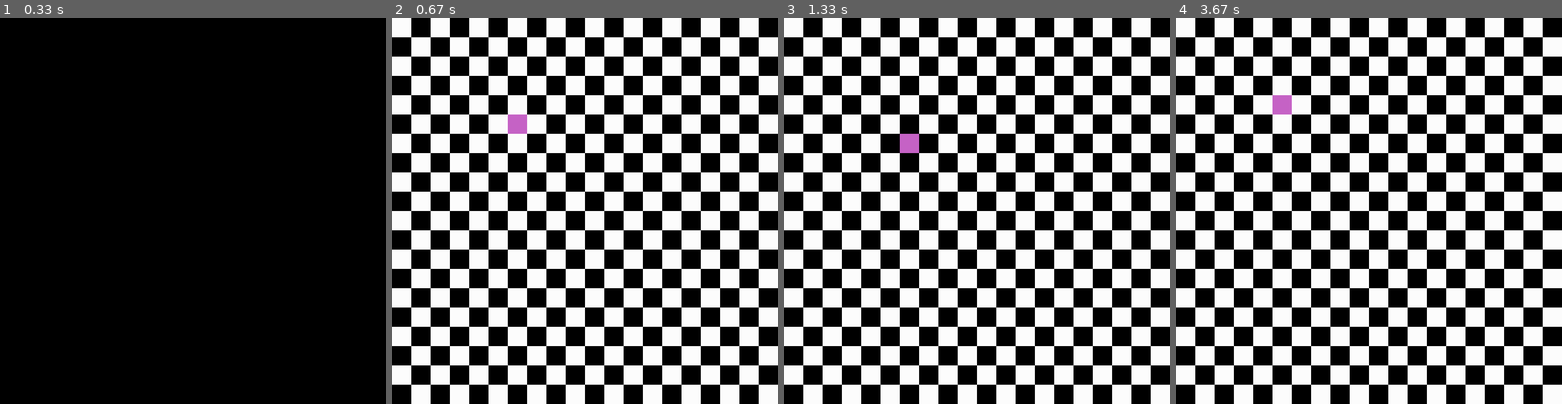
Above: before the commit, frames 1-4 (left to right).
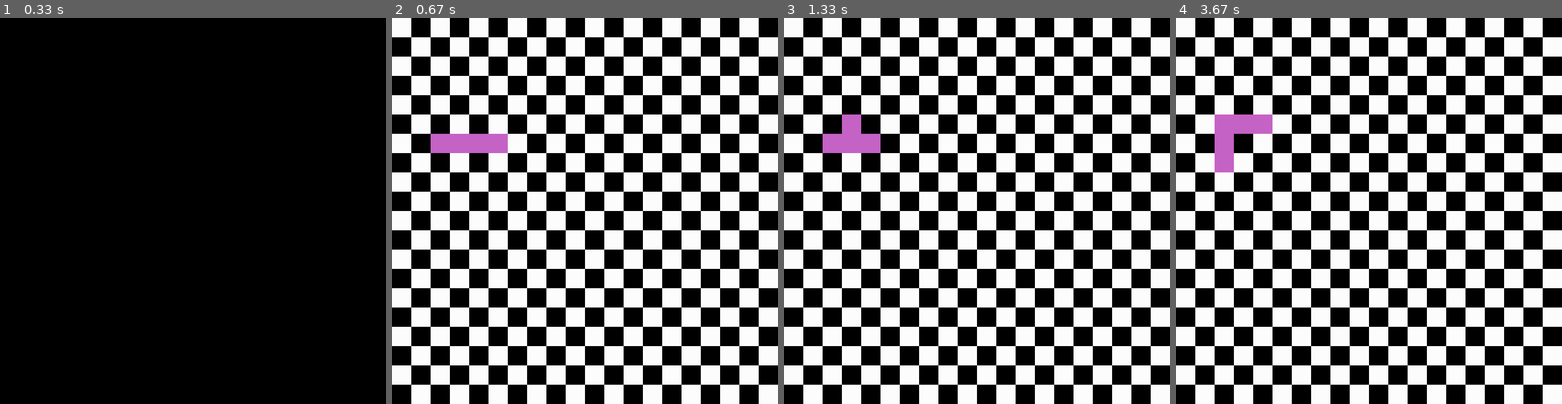
Above: after the commit, the same moments.

Repository: mwertich/gametest
Game: pygame game, started from Snake.py
The game is run twice, just before and just after one commit, with the same random seed, the same clock (stepped at 60 frames per second) and the same inputs.
Inputs:
- Up to frame 1 (0.33 s): no input
- Up to frame 2 (0.67 s): no input
- Up to frame 3 (1.33 s): hold Up 0.83-1.3 s
- Up to frame 4 (3.67 s): hold Right 1.33-1.93 s; hold Left 1.97-2.73 s; hold Down from 2.77 s (still down)

Frame 1 is identical in both runs. In frame 2, 1.2% of the frame differs, in the area x 10-35%, y 25-35%; in frame 3, 1.2%; in frame 4, 1.5%, in the area x 10-30%, y 20-40%.

Commit message:
-Echte Schlange -Noch keine Kollisionserkennung

Diff:
--- a/Snake.py
+++ b/Snake.py
@@ -20,7 +20,7 @@
 
 
 class Snake:
-    def __init__(self, color, grain):
+    def __init__(self, color, grain, len, start: tuple):
         self.grain = grain
         self.direction = 1
         self.image = pygame
@@ -28,6 +28,8 @@
         self.headx = 250
         self.heady = 250
         self.head = None
+        self.body = [(start[0] - i * 50, start[1]) for i in range(len)]
+        self.bodyrect = None
 
     def check_head(self):
         if self.head.left > WIDTH:
@@ -35,7 +37,10 @@
 
     def update(self):
         self.move_head()
-        self.head = pygame.Rect((self.headx, self.heady), self.size)
+        # self.head = pygame.Rect((self.headx, self.heady), self.size)
+        self.bodyrect = []
+        for i in range(len(self.body)):
+            self.bodyrect.append(pygame.Rect(self.body[i], self.size))
 
     def check_keys(self):
         keystate = pygame.key.get_pressed()
@@ -51,13 +56,20 @@
     def move_head(self):
         self.check_keys()
         if self.direction == 0:
-            self.heady += self.grain
+            new_head = (self.body[-1][0], self.body[-1][1] - self.grain)
+            # self.heady -= self.grain
         if self.direction == 1:
-            self.headx += self.grain
+            new_head = (self.body[-1][0] + self.grain, self.body[-1][1])
+            # self.headx += self.grain
         if self.direction == 2:
-            self.heady -= self.grain
+            new_head = (self.body[-1][0], self.body[-1][1] + self.grain)
+            # self.heady += self.grain
         if self.direction == 3:
-            self.headx -= self.grain
+            new_head = (self.body[-1][0] - self.grain, self.body[-1][1])
+            # self.headx -= self.grain
+        self.body.append(new_head)
+        self.body.pop(0)
+
 
     def check_dir(self):
         pass
@@ -94,7 +106,7 @@
             count += 1
 
 
-snake = Snake(ROSA, 50)
+snake = Snake(ROSA, 50, 5, (300, 300))
 
 
 while True:
@@ -106,5 +118,6 @@
 
     draw_grid()
     snake.update()
-    pygame.draw.rect(screen, ROSA, snake.head)
+    for part in snake.bodyrect:
+        pygame.draw.rect(screen, ROSA, part)
     pygame.display.flip()
